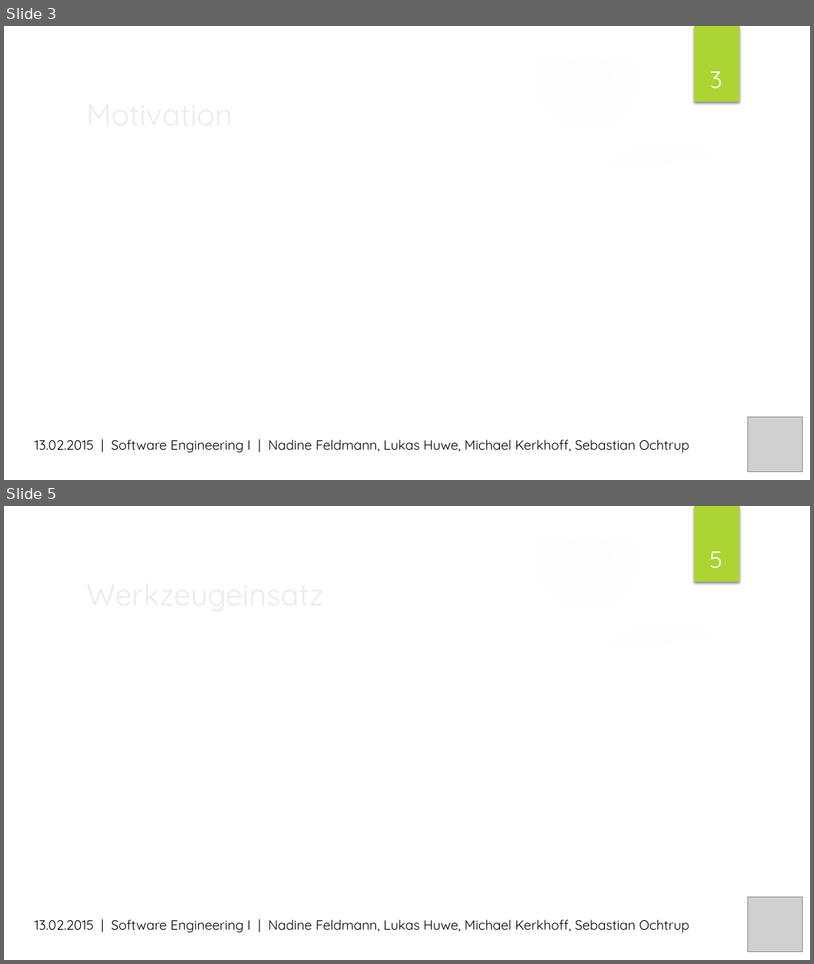
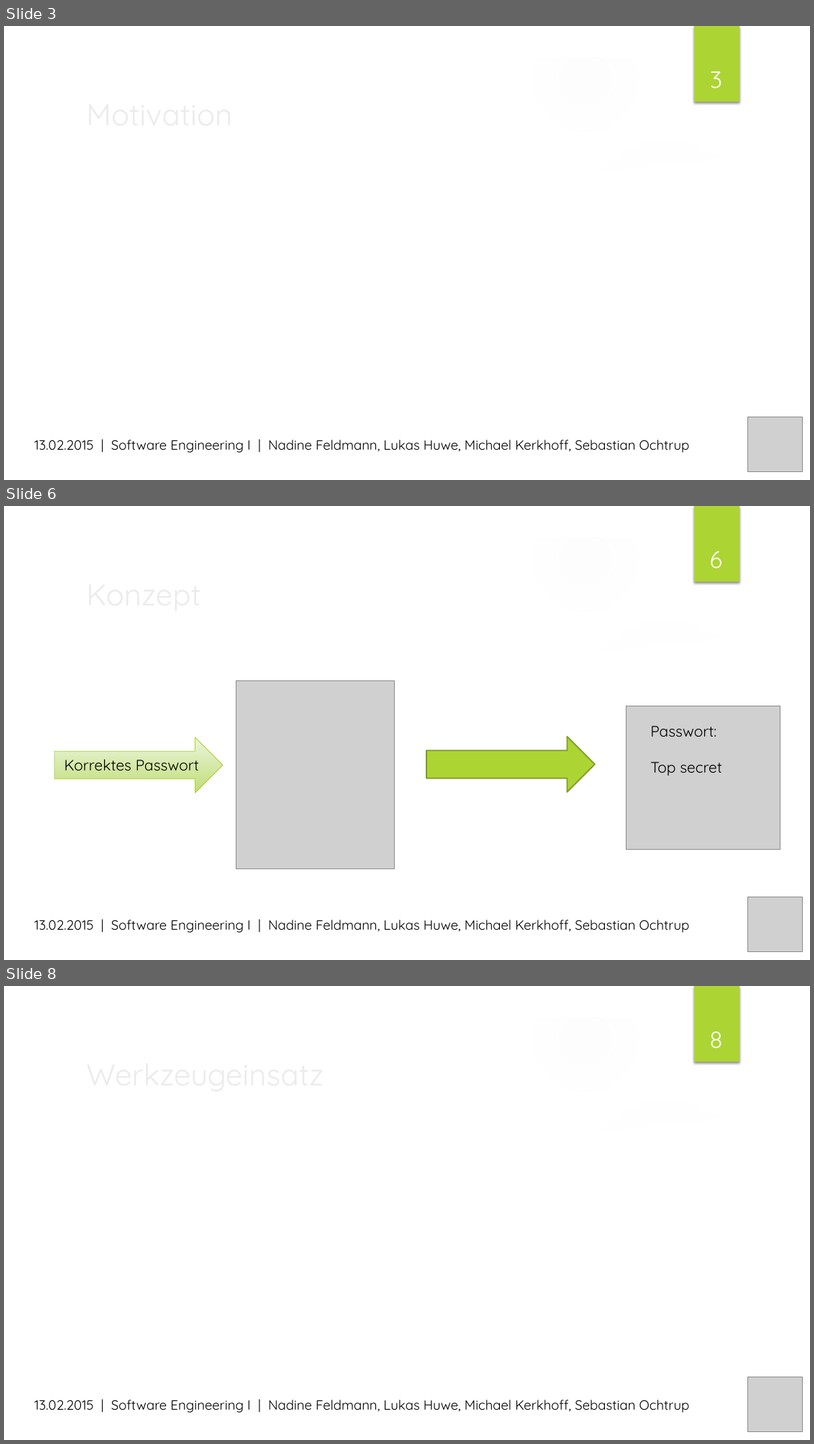
Before and after one commit to MrXXX92/pwsafe, a slide deck: Dokumentation/PWSafe Präsentation.pptx. Shown one above the other, each under a label of ours: slides 3 and 5 before the commit, slides 3, 6 and 8 after it; the slides between them are not shown. The pictures are 814x964 and 814x1444 pixels, drawn with LibreOffice and Linux fonts; fonts in the diff are those of the drawing; grey boxes stand for pictures; background and template pictures are left out. Boxes give left, top, right and bottom in pixels: in the first picture for what was removed or moved away, otherwise in the second. Text is boxed around its words. In the diff, an @@ line names an element or a change of style, - is before the commit and + after.

Commit message:
Teil "Konzept" für die Präsentation erstellt

```diff
--- a/Dokumentation/PWSafe Präsentation.pptx
+++ b/Dokumentation/PWSafe Präsentation.pptx
@@ slide 6 added at (4, 506, 810, 960), background picture (left out); not listed: 9 template elements that a slide beside it also shows @@
@@ title added at (80, 570, 660, 617), 36 pt, text #EBEBEB @@
+Konzept
@@ page number added at (710, 551, 723, 569), 28 pt, text #FFFFFF @@
+6
@@ picture added at (237, 681, 395, 868) @@
@@ picture added at (627, 705, 781, 849) @@
@@ right arrow added at (54, 737, 223, 793), fill gradient #EDF5DD to #C0DE78, outline #ACD433 0.75 pt, 18 pt, text #000000 @@
+Korrektes Passwort
@@ right arrow added at (427, 736, 596, 792), fill #ACD433, outline #7F9D26 1.5 pt @@
@@ text added at (651, 726, 723, 775), 18 pt, text #000000 @@
+Passwort:
+Top secret
@@ picture added at (748, 897, 802, 951) @@
@@ text added at (34, 919, 690, 932), 16 pt, text #000000 @@
+13.02.2015 | Software Engineering I | Nadine Feldmann, Lukas Huwe, Michael Kerkhoff, Sebastian Ochtrup
@@ what was slide 5 is now slide 8 @@
@@ page number at (710, 1031, 723, 1049): text changed @@
-5
+8
```
Also in this commit, not shown: 1 slide changed, 3 other slides added.
